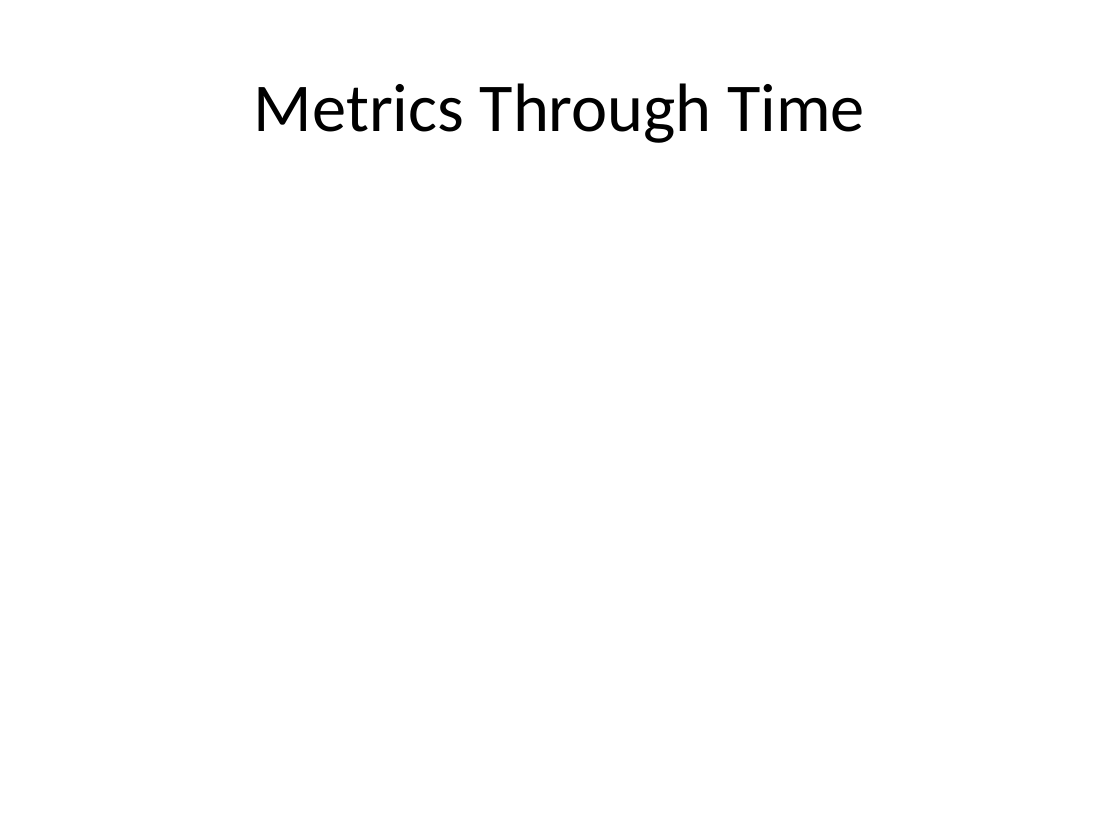
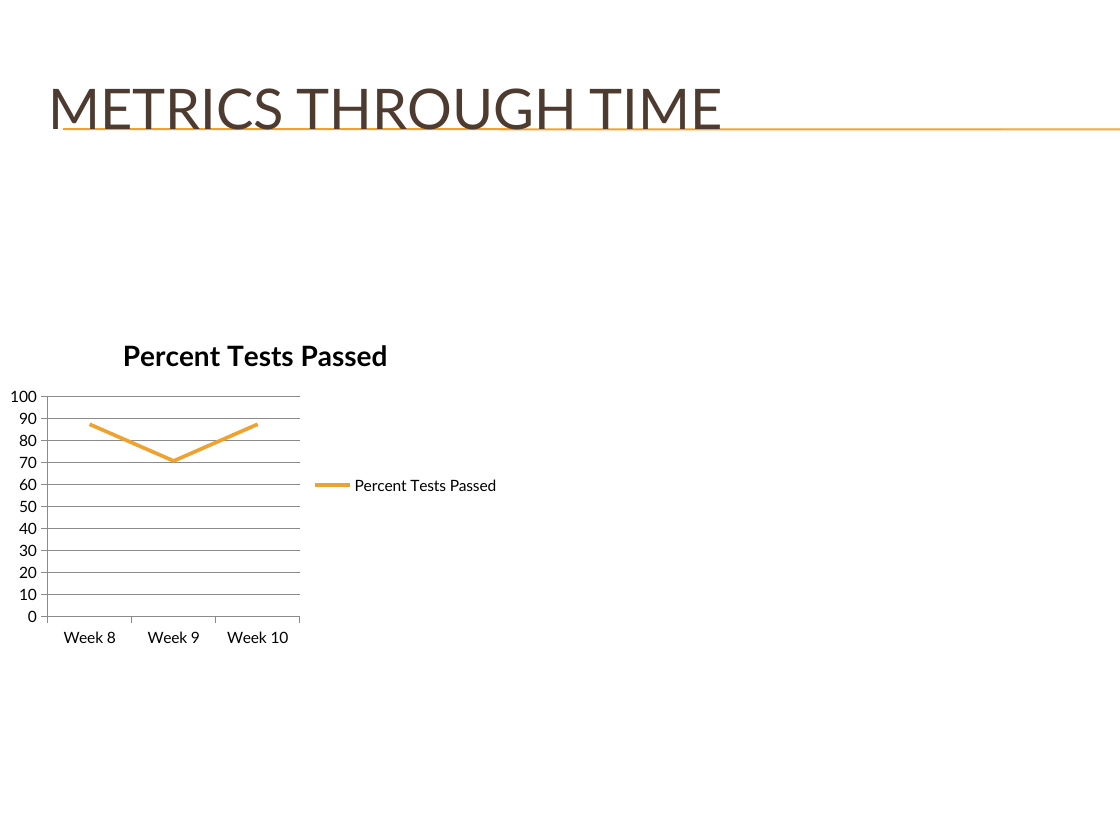
Before and after one commit to DBRTeam/Dirt_Bike_Racer, a slide deck: slide 7 of Documents/Dirt Bike Racer.pptx (slide 6 before the commit). Drawn at 1120x840 pixels with LibreOffice and Linux fonts; fonts in the diff are those of the drawing; background and template pictures are left out. Boxes give left, top, right and bottom in pixels: in the first picture for what was removed or moved away, otherwise in the second. Text is boxed around its words. In the diff, an @@ line names an element or a change of style, - is before the commit and + after.

Commit message:
Powerpoint finished

```diff
--- a/Documents/Dirt Bike Racer.pptx
+++ b/Documents/Dirt Bike Racer.pptx
@@ title at [48, 88, 723, 131]: text changed; size 44 to 36 pt; font Calibri to Lato; text colour #000000 to #4E3B30 @@
-Metrics Through Time
+METRICS THROUGH TIME
@@ line added from (63, 129) to (1120, 129), #F0A22E 0.75 pt @@
@@ line added from (63, 130) to (1120, 130), #F0A22E 0.75 pt @@
@@ line chart added at [0, 317, 511, 653] @@
+title "Percent Tests Passed"
+categories: Week 8, Week 9, Week 10
+Percent Tests Passed: 88, 71, 88
```
Also in this commit, not shown: 5 other slides changed, 1 slide added.
